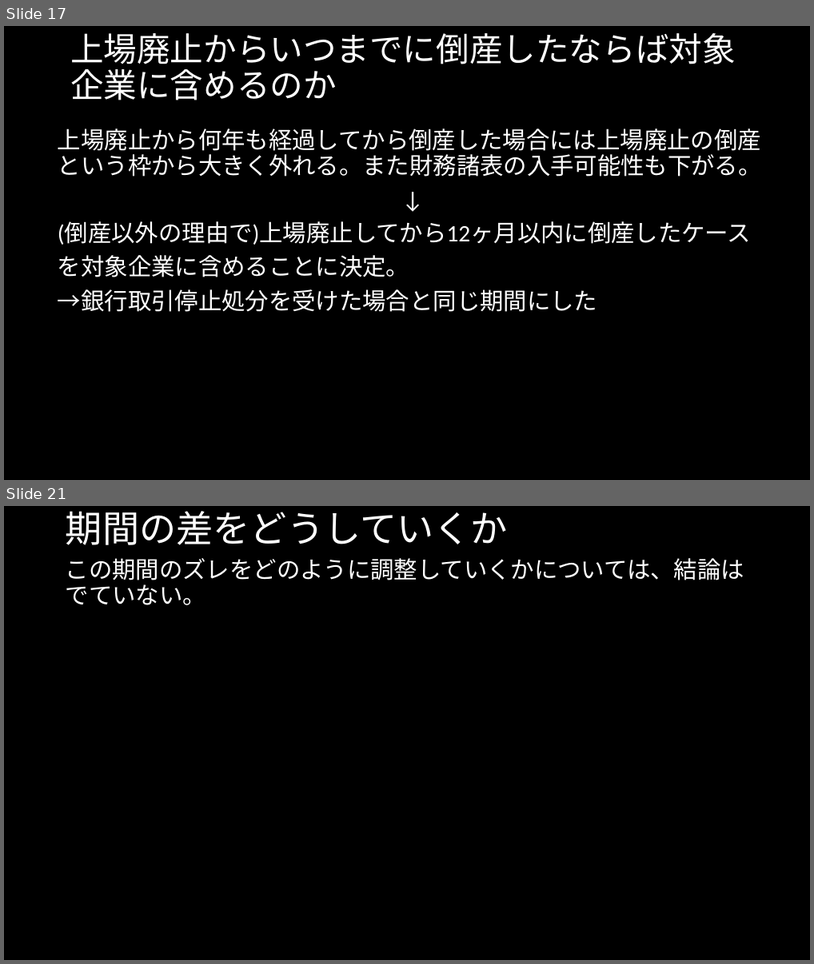
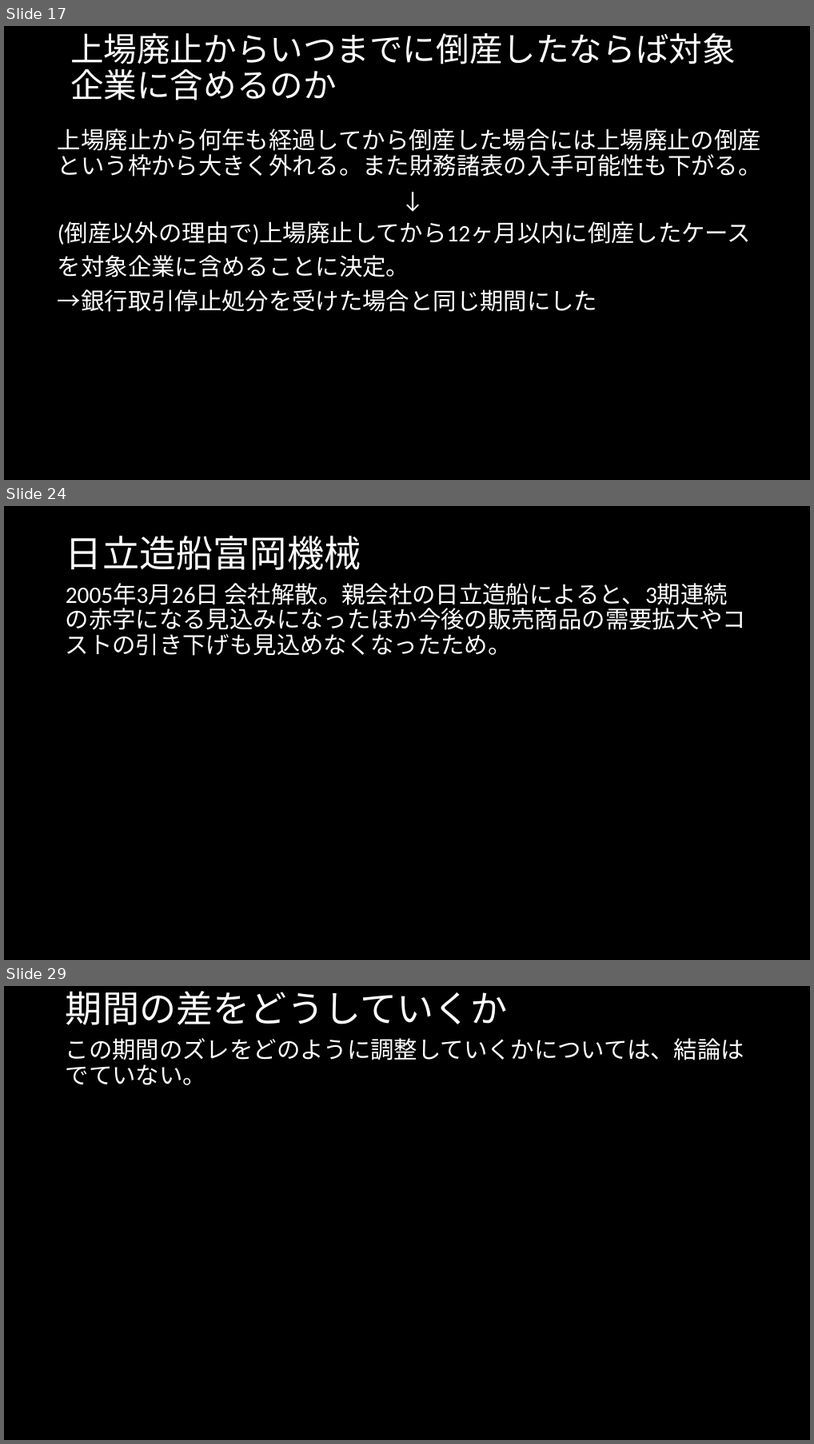
Before and after one commit to MAGA-Phantom/OperationSotsuron, a slide deck: 倒産の研究(仮).pptx. Shown one above the other, each under a label of ours: slides 17 and 21 before the commit, slides 17, 24 and 29 after it; the slides between them are not shown. The pictures are 814x964 and 814x1444 pixels, drawn with LibreOffice and Linux fonts; fonts in the diff are those of the drawing. Boxes give left, top, right and bottom in pixels: in the first picture for what was removed or moved away, otherwise in the second. Text is boxed around its words. In the diff, an @@ line names an element or a change of style, - is before the commit and + after.

```diff
--- a/倒産の研究(仮).pptx
+++ b/倒産の研究(仮).pptx
@@ slide 24 added at (4, 506, 810, 960), background #000000 @@
@@ title added at (66, 536, 362, 570), 44 pt, text #FFFFFF @@
+日立造船富岡機械
@@ text added at (66, 583, 728, 656), 28 pt, text #FFFFFF @@
+2005年3月26日 会社解散。親会社の日立造船によると、3期連続の赤字になる見込みになったほか今後の販売商品の需要拡大やコストの引き下げも見込めなくなったため。
@@ what was slide 21 is now slide 29 @@
```
Also in this commit, not shown: 6 slides changed, 9 other slides added, 1 other file.
